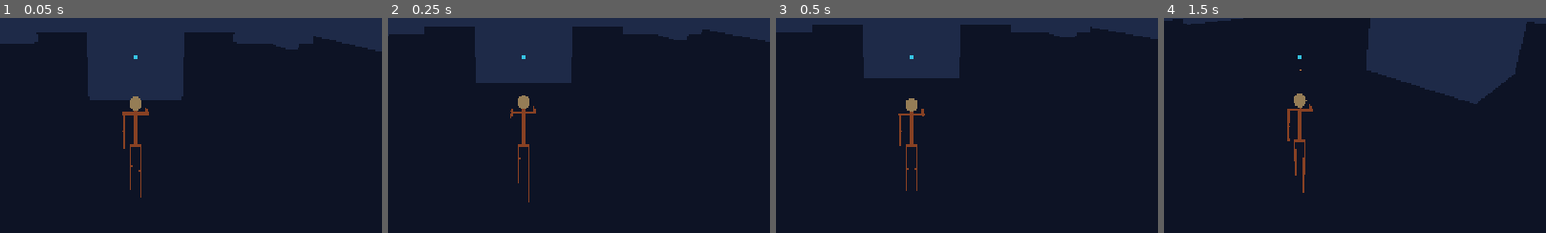
Above: before the commit, frames 1-4 (left to right).
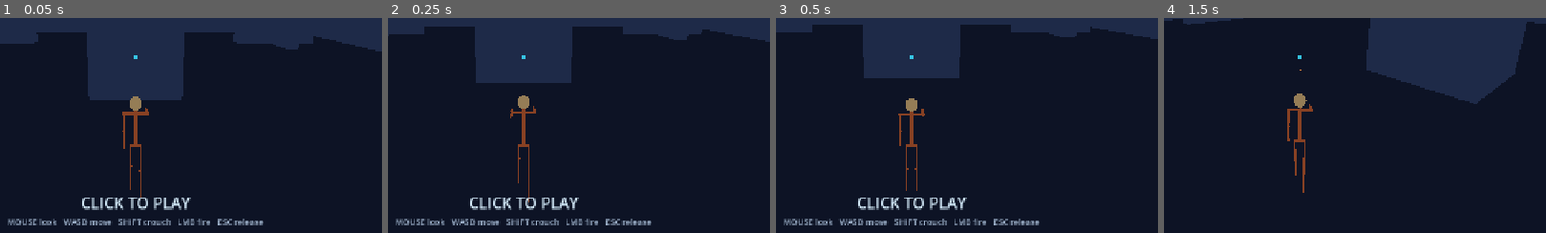
Above: after the commit, the same moments.

Repository: TCOTC/stick-skirmish
Game: Godot game, scene res://scenes/main.tscn
Two runs of this game, one before a commit and one after it. Both use one fixed random seed, a clock stepped at 60 frames per second and the inputs below.
Inputs (mouse positions are % of the whole screen's width and height, from its top left):
- Up to frame 1 (0.05 s): no input
- Up to frame 2 (0.25 s): no input
- Up to frame 3 (0.5 s): no input
- Up to frame 4 (1.5 s): tap Enter at 0.5 s; move the mouse to (72, 45) at 0.52 s; hold D (move_right) 0.53-1.28 s; hold Shift (crouch) 0.53-1.28 s; tap Space (jump) at 0.77 s; click (72, 45) at 0.8 s; move the mouse to (45, 50) at 1.27 s; hold W (move_forward) from 1.28 s (still down); click (45, 50) at 1.35 s
The pictures show only the part of the screen within x 32-82%, y 41-91%; the shares and areas given below are measured in that part.

The runs differ from the first frame. In frame 1, 2.0% of the frame differs, in the area x 2-69%, y 83-97%; in frame 2, 2.0%; in frame 3, 2.0%; in frame 4, nothing differs.

Commit message:
新手引导：进游戏前提示 CLICK TO PLAY
浏览器不允许程序自己抢鼠标锁定，所以“必须点一下画面”是硬性前提。
原来的界面对第一次打开链接的人什么都没说，他只会看到一个不会动的场地。
现在画面下方写 CLICK TO PLAY + 操作说明，接管鼠标后自动收起（Esc 后重新出现）。
--shoot 补两项断言（33 项）。

Diff:
--- a/scripts/hud.gd
+++ b/scripts/hud.gd
@@ -49,7 +49,11 @@
 
 var _flash: ColorRect = null
 var _flash_tween: Tween = null
-# 准星的四根刻度（上、下、左、右），以及当前间距（用来避免重复布局）。
+## “点一下画面才能开始”的提示。文案写死在 HUD 里，玩家只告诉它“我接管鼠标了没”。
+var _hint_box: VBoxContainer = null
+var _hint_main: Label = null
+var _hint_sub: Label = null
+## 准星的四根刻度（上、下、左、右），以及当前间距（用来避免重复布局）。
 var _cross: Array[ColorRect] = []
 var _cross_gap := -1.0
 
@@ -68,6 +72,7 @@
 	_build_feed()
 	_build_flash()
 	_build_crosshair()
+	_build_hint()
 	# 初始值先填上：player.gd 在 _ready 里推血量时，HUD 可能还没进 group，
 	# 靠那次推送会留下一个空白的血量文字。
 	set_health(100, 100)
@@ -95,8 +100,7 @@
 		_bar_label.text = "HP %d / %d" % [maxi(hp, 0), max_hp]
 
 
-## 受伤时整屏闪一下红。strength 是起始不透明度，倒地时给大一点。
-## 不设输入阻挡（mouse_filter = IGNORE）：它铺满整屏，若参与 GUI 输入会把点击吞掉。
+## 受伤时整屏闪一下红。strength 是起始不透明度，倒地时给大一点。## 不设输入阻挡（mouse_filter = IGNORE）：它铺满整屏，若参与 GUI 输入会把点击吞掉。
 func damage_flash(strength := 0.32) -> void:
 	if _flash == null:
 		return
@@ -137,6 +141,16 @@
 
 
 # --- 比分板 / 横幅 / 击杀提示 -----------------------------------------------
+
+## 是否已经在游玩（鼠标被接管）。没在游玩时显示“点一下画面”的提示。
+##
+## 浏览器不允许程序主动抢鼠标锁定，所以“必须点一下”是硬性前提；
+## 对第一次打开链接的人来说，不说这一句他就只会看到一个不会动的场地。
+func set_playing(playing: bool) -> void:
+	if _hint_box != null:
+		_hint_box.visible = not playing
+
+
 ## 比分板。rows 是 [{name, kills, deaths, me}]，按进入顺序排。
 ## 幂等：行数不变就只改文字，不重建控件。
 func scoreboard(title: String, rows: Array) -> void:
@@ -258,6 +272,13 @@
 
 func down_text() -> String:
 	return _down.text if _down != null and _down.visible else ""
+
+
+## 当前显示的提示文字（没显示时为空）。供自动化检查用。
+func hint_text() -> String:
+	if _hint_box == null or not _hint_box.visible:
+		return ""
+	return "%s %s" % [_hint_main.text, _hint_sub.text]
 
 
 func _build_health_bar() -> void:
@@ -440,3 +461,35 @@
 	_cross[2].offset_right = -gap
 	_cross[3].offset_left = gap
 	_cross[3].offset_right = gap + CROSS_LEN
+
+
+## “点一下画面”的提示，放在画面下方中间（避开左下角的血条）。
+## 文案是英文：Godot 默认字体不含中日韩字形。
+func _build_hint() -> void:
+	_hint_box = VBoxContainer.new()
+	_hint_box.name = "Hint"
+	_hint_box.anchor_left = 0.5
+	_hint_box.anchor_right = 0.5
+	_hint_box.anchor_top = 1.0
+	_hint_box.anchor_bottom = 1.0
+	_hint_box.offset_left = -320.0
+	_hint_box.offset_right = 320.0
+	_hint_box.offset_top = -134.0
+	_hint_box.offset_bottom = -84.0
+	add_child(_hint_box)
+
+	_hint_main = Label.new()
+	_hint_main.name = "Main"
+	_hint_main.text = "CLICK TO PLAY"
+	_hint_main.horizontal_alignment = HORIZONTAL_ALIGNMENT_CENTER
+	_hint_main.add_theme_font_size_override("font_size", 26)
+	_hint_main.add_theme_color_override("font_color", Color(0.85, 0.94, 1.0))
+	_hint_box.add_child(_hint_main)
+
+	_hint_sub = Label.new()
+	_hint_sub.name = "Sub"
+	_hint_sub.text = "MOUSE look   WASD move   SHIFT crouch   LMB fire   ESC release"
+	_hint_sub.horizontal_alignment = HORIZONTAL_ALIGNMENT_CENTER
+	_hint_sub.add_theme_font_size_override("font_size", 14)
+	_hint_sub.add_theme_color_override("font_color", Color(0.66, 0.74, 0.84))
+	_hint_box.add_child(_hint_sub)
--- a/scripts/net.gd
+++ b/scripts/net.gd
@@ -601,6 +601,7 @@
 		"hitmarkers": int(hud.call("hitmarker_count")),
 		"kills": int(hud.call("kill_count")),
 		"down": str(hud.call("down_text")),
+		"hint": str(hud.call("hint_text")),
 		"crosshairGap": float(hud.call("crosshair_gap")),
 	}
 
--- a/scripts/player.gd
+++ b/scripts/player.gd
@@ -192,6 +192,11 @@
 			_fire_block = FIRE_BLOCK_AFTER_CAPTURE
 		else:
 			_stop_moving()
+		# 让 HUD 收起/显示“点一下画面”的提示。没人告诉它的话，
+		# 第一次打开链接的人只会看到一个不会动的场地（浏览器不允许程序自己抢鼠标）。
+		var hud := _hud()
+		if hud != null:
+			hud.call("set_playing", active)
 
 	_fire_cd = maxf(0.0, _fire_cd - delta)
 	_fire_block = maxf(0.0, _fire_block - delta)
